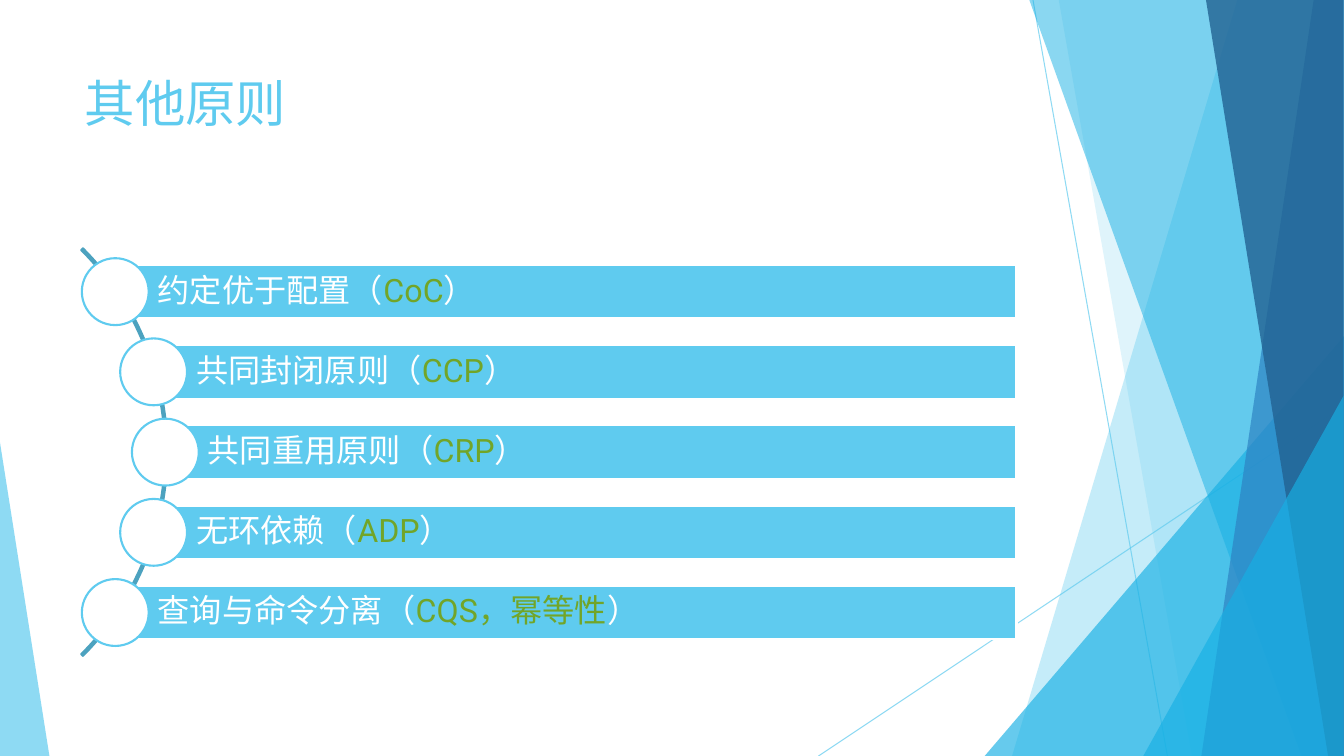
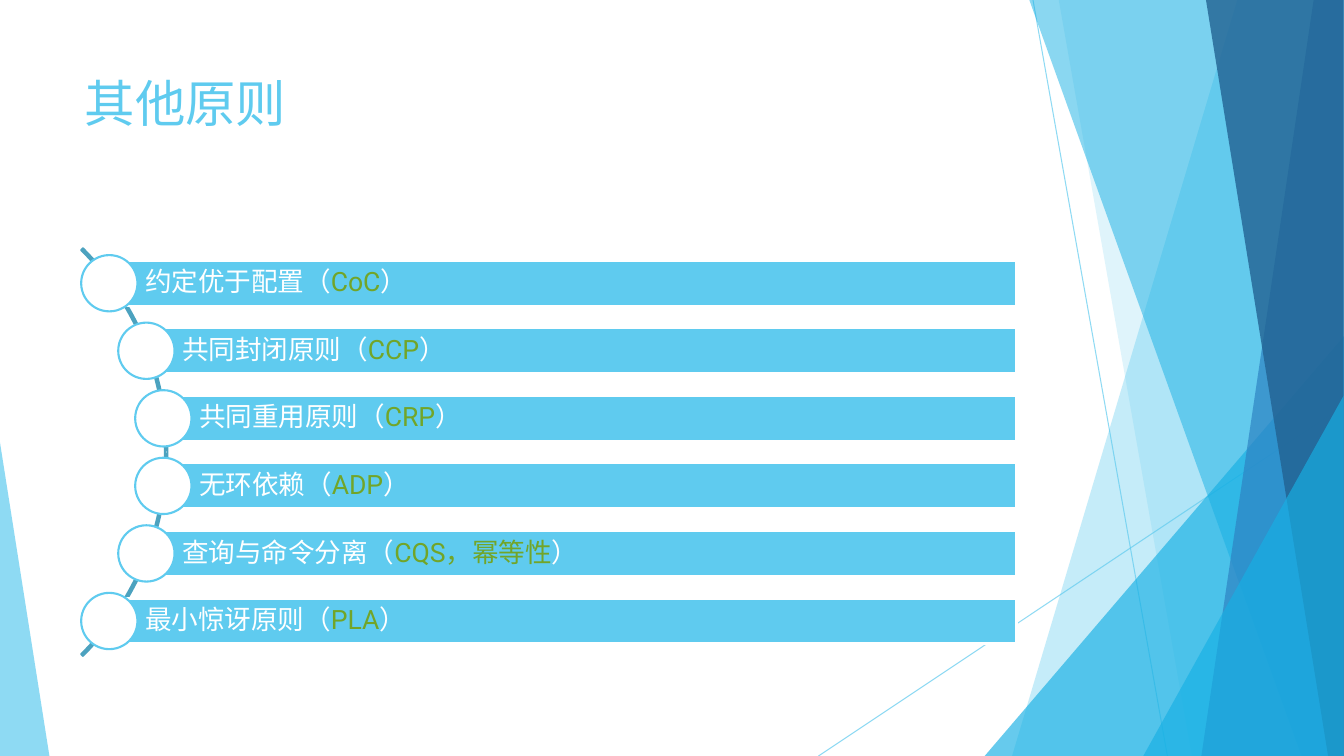
Before and after one commit to jingyanjiaoliu/others, a slide deck: slide 10 of Angular系列讲座 - 软件设计的原则串讲.pptx (slide 9 before the commit). Drawn at 1344x756 pixels with LibreOffice and Linux fonts; fonts in the diff are those of the drawing. Boxes give left, top, right and bottom in pixels: in the first picture for what was removed or moved away, otherwise in the second. Text is boxed around its words. In the diff, an @@ line names an element or a change of style, - is before the commit and + after.

```diff
--- a/Angular系列讲座 - 软件设计的原则串讲.pptx
+++ b/Angular系列讲座 - 软件设计的原则串讲.pptx
@@ ellipse: place and size @@
-ellipse at [82,258,148,325]
+ellipse at [82,255,138,312]
@@ rectangle: place and size @@
-rectangle at [115,265,1016,319]
+rectangle at [109,261,1016,307]
@@ ellipse: place and size @@
-ellipse at [120,339,187,405]
+ellipse at [118,323,174,379]
@@ text "共同封闭原则（CCP）": place and size @@
-text "共同封闭原则（CCP）" at [196,354,516,385]
+text "共同封闭原则（CCP）" at [182,336,446,362]
@@ rectangle: place and size @@
-rectangle at [153,345,1016,398]
+rectangle at [146,329,1016,374]
@@ ellipse: place and size @@
-ellipse at [132,418,199,485]
+ellipse at [135,390,192,447]
@@ text "共同重用原则（CRP）": place and size @@
-text "共同重用原则（CRP）" at [208,434,527,465]
+text "共同重用原则（CRP）" at [199,403,462,429]
@@ rectangle: place and size @@
-rectangle at [165,425,1016,479]
+rectangle at [163,396,1017,442]
@@ ellipse added at [135,458,192,514], fill #FFFFFF, outline #5FCBEF 1.5 pt @@
@@ text "无环依赖（ADP）": place and size @@
-text "无环依赖（ADP）" at [196,514,452,545]
+text "无环依赖（ADP）" at [199,471,410,497]
@@ rectangle added at [163,464,1017,509], fill #5FCBEF, outline #FFFFFF 1.5 pt @@
@@ ellipse: place and size @@
-ellipse at [120,499,187,566]
+ellipse at [118,525,174,582]
@@ size 23 to 19 pt; less space between paragraphs in 5 elements at [145,268,407,294], [182,336,446,362], [199,403,462,429], [199,471,410,497], [182,539,578,565] @@
@@ text "查询与命令分离（CQS，幂等性）": place and size @@
-text "查询与命令分离（CQS，幂等性）" at [158,594,640,626]
+text "查询与命令分离（CQS，幂等性）" at [182,539,578,565]
@@ rectangle: place and size @@
-rectangle at [153,506,1016,560]
+rectangle at [146,531,1016,577]
@@ ellipse: place and size @@
-ellipse at [82,580,148,646]
+ellipse at [82,593,138,649]
@@ rectangle: place and size @@
-rectangle at [115,586,1016,639]
+rectangle at [109,599,1016,644]
@@ text added at [145,606,406,632], 19 pt, text #FFFFFF @@
+最小惊讶原则（PLA）
```
Also in this commit, not shown: 3 other slides changed, 2 slides added, 11 other files.
